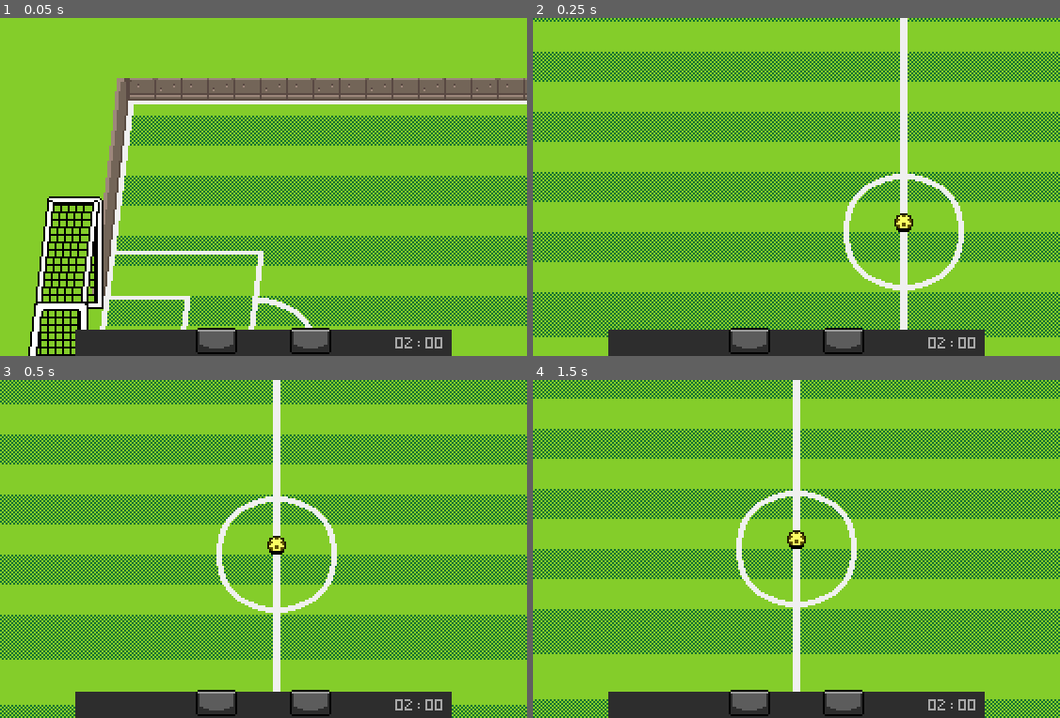
Above: before the commit, frames 1-4 (two rows, left to right).
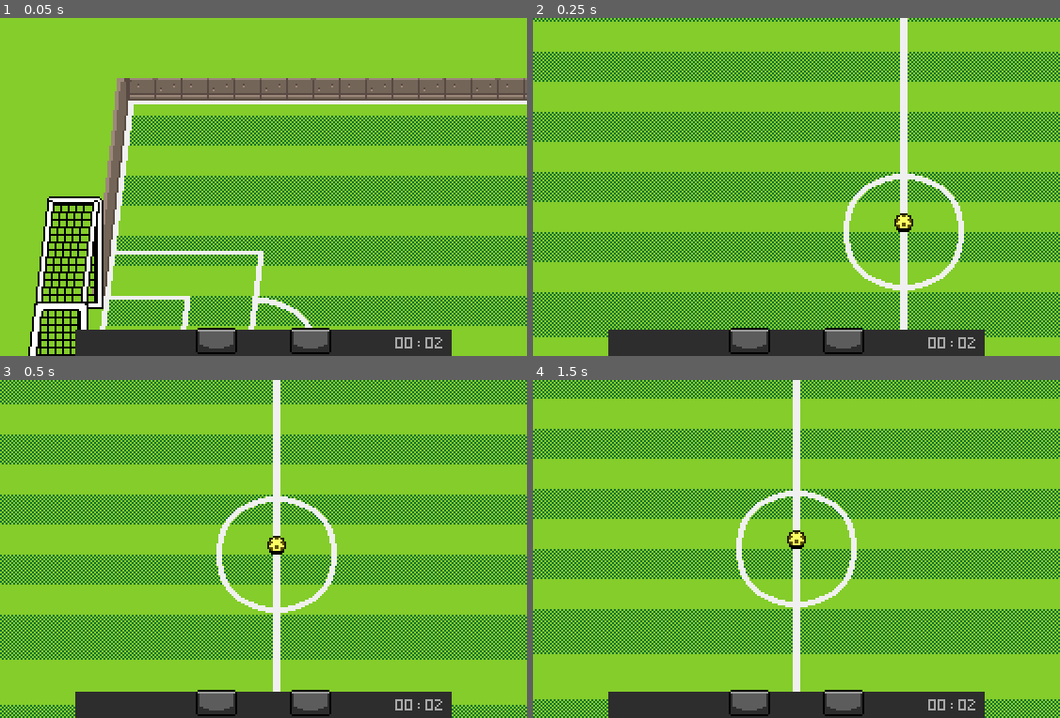
Above: after the commit, the same moments.

Repository: MileticSasa/futz-game
Game: Godot game, scene res://scenes/screens/world/world_screen.tscn
Two runs of this game, one before a commit and one after it. Both use one fixed random seed, a clock stepped at 60 frames per second and the inputs below. This scene is started directly instead of the project's main scene.
Inputs:
- Up to frame 1 (0.05 s): no input
- Up to frame 2 (0.25 s): no input
- Up to frame 3 (0.5 s): no input
- Up to frame 4 (1.5 s): hold Right (p1_right) 0.53-1.28 s; tap [ (p1_pass) at 0.6 s; tap Enter at 1.25 s; hold Down (p1_down) from 1.28 s (still down); tap ] (p1_shoot) at 1.35 s

The runs differ from the first frame. In frame 1, less than 0.1% of the frame differs, in the area x 76-84%, y 94-98%; in frame 2, less than 0.1%; in frame 3, less than 0.1%; in frame 4, less than 0.1%.
Error in both runs: Invalid access to property or key 'country_home' on a base object of type 'Nil'. (res://scenes/screens/world/actors_container.gd:29)

Commit message:
added music

Diff:
--- a/project.godot
+++ b/project.godot
@@ -21,6 +21,7 @@
 GameEvents="*res://scenes/screens/world/game_events.gd"
 GameManager="*res://scenes/game_manager/game_manager.gd"
 SoundPlayer="*res://scenes/audio/sound_player.gd"
+MusicPlayer="*res://scenes/audio/music_player.gd"
 
 [debug]
 
--- /dev/null
+++ b/scenes/audio/music_player.gd
@@ -0,0 +1,23 @@
+extends AudioStreamPlayer
+
+enum Music {NONE, GAMEPLAY, MENU, TOURNAMENT, WIN}
+
+const MUSIC_MAP : Dictionary[Music, AudioStream] = {
+	Music.GAMEPLAY : preload("res://assets/music/gameplay.mp3"),
+	Music.MENU : preload("res://assets/music/menu.mp3"),
+	Music.TOURNAMENT : preload("res://assets/music/tournament.mp3"),
+	Music.WIN : preload("res://assets/music/win.mp3")
+}
+
+var current_music := Music.NONE
+
+
+func _ready() -> void:
+	process_mode = Node.PROCESS_MODE_ALWAYS #ovo radim da ne bih pauzirao muziku kad sutiram loptu
+
+
+func play_music(music: Music) -> void:
+	if music != current_music and MUSIC_MAP.has(music):
+		stream = MUSIC_MAP.get(music)
+		current_music = music
+		play()
--- a/scenes/characters/character_states/player_state_passing.gd
+++ b/scenes/characters/character_states/player_state_passing.gd
@@ -24,7 +24,7 @@
 func find_teammate_in_view() -> Player:
 	var players_in_view := teammate_detection_area.get_overlapping_bodies()
 	var teammates_in_view := players_in_view.filter(
-		func(p: Player): return p != player #izbacujem sebe iz liste
+		func(p: Player): return p != player and p.country == player.country #izbacujem sebe iz liste
 	)
 	teammates_in_view.sort_custom(
 		func(p1: Player, p2: Player): return p1.position.distance_squared_to(player.position) < p2.position.distance_squared_to(player.position)
--- a/scenes/game_manager/game_manager.gd
+++ b/scenes/game_manager/game_manager.gd
@@ -3,7 +3,7 @@
 enum State {IN_PLAY, SCORED, RESET, KICKOF, OVERTIME, GAMEOVER}
 
 const DURATION_IMPACT_PAUSE := 100
-const DURATION_GAME_SECONDS := 2 * 60
+const DURATION_GAME_SECONDS := 2 #* 60
 
 var current_match: Match = null
 #var countries: Array[String] = ["FRANCE", "USA"]
@@ -20,7 +20,6 @@
 
 
 func _ready() -> void:
-	time_left = DURATION_GAME_SECONDS
 	GameEvents.impact_received.connect(on_impact_received.bind())
 
 
@@ -30,6 +29,7 @@
 
 
 func start_game() -> void:
+	time_left = DURATION_GAME_SECONDS
 	switch_state(State.RESET)
 
 
--- a/scenes/screens/main_menu/main_menu_screen.tscn
+++ b/scenes/screens/main_menu/main_menu_screen.tscn
@@ -247,6 +247,7 @@
 
 [node name="MainMenuScreen" type="Node"]
 script = ExtResource("1_ai35v")
+music = 2
 
 [node name="Background" type="TextureRect" parent="."]
 offset_right = 40.0
--- a/scenes/screens/screen.gd
+++ b/scenes/screens/screen.gd
@@ -3,8 +3,14 @@
 
 signal screen_transition_requested(new_screen: SoccerGame.ScreenType, data: ScreenData)
 
+@export var music: MusicPlayer.Music
+
 var game: SoccerGame = null
 var screen_data: ScreenData = null
+
+
+func _enter_tree() -> void:
+	MusicPlayer.play_music(music)
 
 
 func setup(context_game: SoccerGame, context_data: ScreenData) -> void:
--- a/scenes/screens/team_selection/team_selection_screen.tscn
+++ b/scenes/screens/team_selection/team_selection_screen.tscn
@@ -6,6 +6,7 @@
 
 [node name="TeamSelectionScreen" type="Node"]
 script = ExtResource("1_x2jep")
+music = 3
 
 [node name="Background" type="TextureRect" parent="."]
 offset_right = 40.0
--- a/scenes/screens/tournament/tournament_scree.gd
+++ b/scenes/screens/tournament/tournament_scree.gd
@@ -22,6 +22,8 @@
 
 func _ready() -> void:
 	tournament = screen_data.tournament
+	if tournament.current_stage == Tournament.Stage.COMPLETE:
+		MusicPlayer.play_music(MusicPlayer.Music.WIN)
 	refresh_brackets()
 
 
--- a/scenes/screens/tournament/tournament_scree.tscn
+++ b/scenes/screens/tournament/tournament_scree.tscn
@@ -10,6 +10,7 @@
 
 [node name="TournamentScree" type="Node"]
 script = ExtResource("1_cc15n")
+music = 3
 
 [node name="Background" type="TextureRect" parent="."]
 offset_right = 40.0
--- a/scenes/screens/world/world_screen.gd
+++ b/scenes/screens/world/world_screen.gd
@@ -4,7 +4,8 @@
 @onready var game_over_timer: Timer = $GameOverTimer
 
 
-func _enter_tree() -> void:
+func _ready() -> void:
+	game_over_timer.timeout.connect(on_transition.bind())
 	GameManager.start_game()
 	GameEvents.game_over.connect(on_game_over.bind())
 
@@ -13,7 +14,7 @@
 	game_over_timer.start()
 
 
-func _on_game_over_timer_timeout() -> void:
+func on_transition() -> void:
 	if screen_data.tournament != null and GameManager.current_match.winner == GameManager.player_setup[0]:
 		screen_data.tournament.advance()
 		transition_screen(SoccerGame.ScreenType.TOURNAMENT, screen_data)
--- a/scenes/screens/world/world_screen.tscn
+++ b/scenes/screens/world/world_screen.tscn
@@ -18,6 +18,7 @@
 
 [node name="WorldScreen" type="Node"]
 script = ExtResource("1_yvi4u")
+music = 1
 
 [node name="Camera" type="Camera2D" parent="." node_paths=PackedStringArray("ball")]
 limit_left = 0
@@ -149,5 +150,3 @@
 [node name="GameOverTimer" type="Timer" parent="."]
 wait_time = 2.0
 one_shot = true
-
-[connection signal="timeout" from="GameOverTimer" to="." method="_on_game_over_timer_timeout"]
Not shown, changed: assets/music/gameplay.mp3.import
Not shown, changed: assets/music/menu.mp3.import
Not shown, changed: assets/music/tournament.mp3.import
Not shown, changed: assets/music/win.mp3.import
Not shown, added: scenes/audio/music_player.gd.uid
